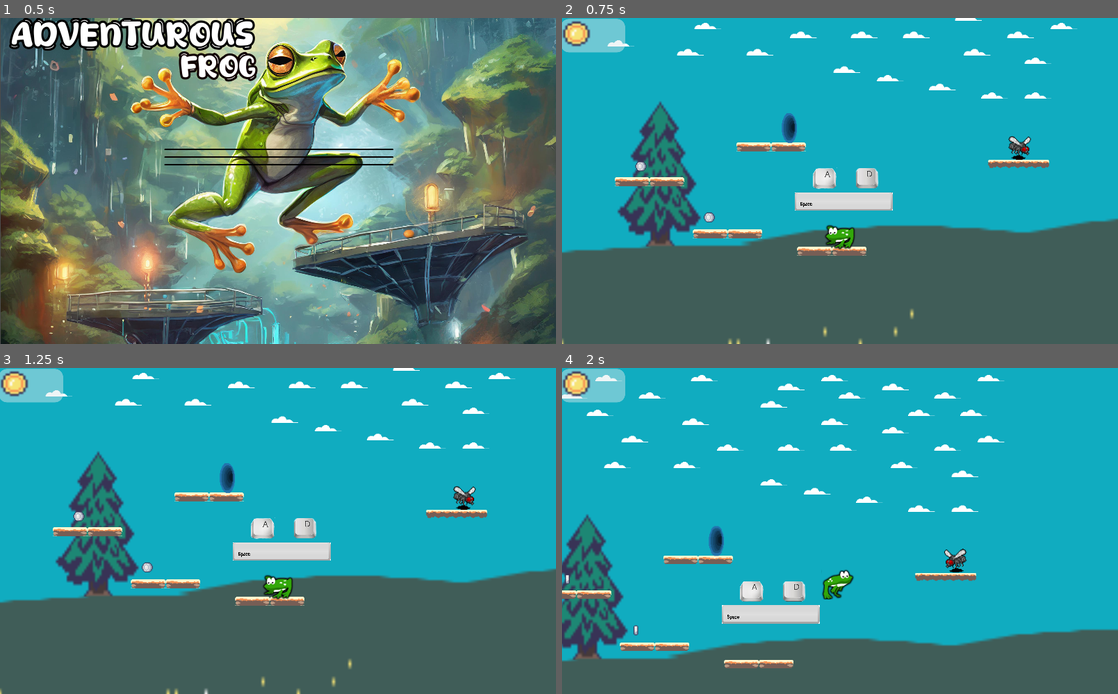
Above: before the commit, frames 1-4 (two rows, left to right).
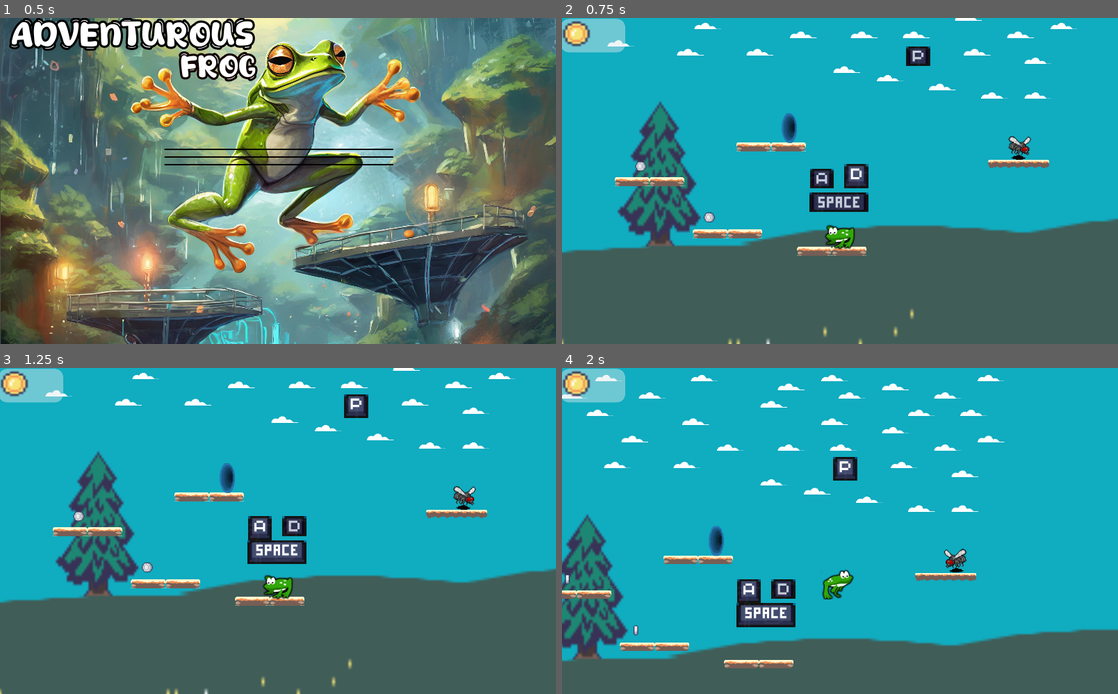
Above: after the commit, the same moments.

Repository: gabymuise/AdventurousFrog
Game: Godot game, scene res://Main/Menu.tscn
The game is run twice, just before and just after one commit, with the same random seed, the same clock (stepped at 60 frames per second) and the same inputs.
Inputs:
- Up to frame 1 (0.5 s): no input
- Up to frame 2 (0.75 s): click "PLAY" at 0.5 s
- Up to frame 3 (1.25 s): no input
- Up to frame 4 (2 s): hold D (ui_right) from 1.28 s (still down); tap Space (jump) at 1.52 s

Frame 1 is identical in both runs. In frame 2, 1.9% of the frame differs, in the area x 41-67%, y 8-60%; in frame 3, 2.2%; in frame 4, 2.2%, in the area x 28-54%, y 27-80%.

Commit message:
btn animate

Diff:
--- /dev/null
+++ b/Hud/btnA.tscn
@@ -0,0 +1,23 @@
+[gd_scene load_steps=4 format=2]
+
+[ext_resource path="res://Decorator/btnApxl.png" type="Texture" id=1]
+[ext_resource path="res://Decorator/btnApxl2.png" type="Texture" id=2]
+
+[sub_resource type="SpriteFrames" id=1]
+animations = [ {
+"frames": [ ExtResource( 2 ), ExtResource( 1 ) ],
+"loop": true,
+"name": "btnA",
+"speed": 5.0
+} ]
+
+[node name="btnA" type="Node2D"]
+
+[node name="AnimatedSprite" type="AnimatedSprite" parent="."]
+position = Vector2( 0.5, 0 )
+scale = Vector2( 0.980769, 1 )
+frames = SubResource( 1 )
+animation = "btnA"
+frame = 1
+speed_scale = 0.5
+playing = true
--- /dev/null
+++ b/Hud/btnD.tscn
@@ -0,0 +1,20 @@
+[gd_scene load_steps=4 format=2]
+
+[ext_resource path="res://Decorator/btnDpxl2.png" type="Texture" id=1]
+[ext_resource path="res://Decorator/btnDpxl.png" type="Texture" id=2]
+
+[sub_resource type="SpriteFrames" id=1]
+animations = [ {
+"frames": [ ExtResource( 1 ), ExtResource( 2 ) ],
+"loop": true,
+"name": "btnD",
+"speed": 5.0
+} ]
+
+[node name="btnD" type="Node2D"]
+
+[node name="AnimatedSprite" type="AnimatedSprite" parent="."]
+frames = SubResource( 1 )
+animation = "btnD"
+speed_scale = 0.5
+playing = true
--- /dev/null
+++ b/Hud/btnP.tscn
@@ -0,0 +1,21 @@
+[gd_scene load_steps=4 format=2]
+
+[ext_resource path="res://Decorator/btnP.png" type="Texture" id=1]
+[ext_resource path="res://Decorator/btnP2.png" type="Texture" id=2]
+
+[sub_resource type="SpriteFrames" id=1]
+animations = [ {
+"frames": [ ExtResource( 1 ), ExtResource( 2 ) ],
+"loop": true,
+"name": "btnP",
+"speed": 5.0
+} ]
+
+[node name="btnP" type="Node2D"]
+
+[node name="AnimatedSprite" type="AnimatedSprite" parent="."]
+frames = SubResource( 1 )
+animation = "btnP"
+frame = 1
+speed_scale = 0.5
+playing = true
--- /dev/null
+++ b/Hud/btnSpace.tscn
@@ -0,0 +1,21 @@
+[gd_scene load_steps=4 format=2]
+
+[ext_resource path="res://Decorator/btnSpace1.png" type="Texture" id=1]
+[ext_resource path="res://Decorator/btnSpace2.png" type="Texture" id=2]
+
+[sub_resource type="SpriteFrames" id=1]
+animations = [ {
+"frames": [ ExtResource( 2 ), ExtResource( 1 ) ],
+"loop": true,
+"name": "btnSpace",
+"speed": 5.0
+} ]
+
+[node name="btnSpace" type="Node2D"]
+
+[node name="AnimatedSprite" type="AnimatedSprite" parent="."]
+frames = SubResource( 1 )
+animation = "btnSpace"
+frame = 1
+speed_scale = 0.5
+playing = true
--- a/Worlds/Easy/World1.tscn
+++ b/Worlds/Easy/World1.tscn
@@ -13,10 +13,11 @@
 [ext_resource path="res://Enemy/EnemyBlowfly.tscn" type="PackedScene" id=11]
 [ext_resource path="res://Main/MenuPause.tscn" type="PackedScene" id=12]
 [ext_resource path="res://Worlds/Portal.tscn" type="PackedScene" id=13]
-[ext_resource path="res://Decorator/btnA.png" type="Texture" id=14]
-[ext_resource path="res://Decorator/btnD.png" type="Texture" id=15]
-[ext_resource path="res://Decorator/btnSpace.png" type="Texture" id=16]
+[ext_resource path="res://Hud/btnA.tscn" type="PackedScene" id=14]
+[ext_resource path="res://Hud/btnSpace.tscn" type="PackedScene" id=15]
+[ext_resource path="res://Hud/btnD.tscn" type="PackedScene" id=16]
 [ext_resource path="res://Worlds/level.gd" type="Script" id=17]
+[ext_resource path="res://Hud/btnP.tscn" type="PackedScene" id=18]
 
 [sub_resource type="DynamicFontData" id=15]
 font_path = "res://font/Asquire.otf"
@@ -218,6 +219,13 @@
 [sub_resource type="RectangleShape2D" id=13]
 extents = Vector2( 2967.5, 127.75 )
 
+[sub_resource type="DynamicFontData" id=17]
+font_path = "res://font/Asquire.otf"
+
+[sub_resource type="DynamicFont" id=18]
+size = 19
+font_data = SubResource( 17 )
+
 [node name="World" type="Node2D"]
 position = Vector2( 513, 303 )
 script = ExtResource( 17 )
@@ -242,21 +250,6 @@
 position = Vector2( 0, 559.875 )
 scale = Vector2( 4.9974, 10.9219 )
 texture = ExtResource( 10 )
-
-[node name="btnA" type="Sprite" parent="."]
-position = Vector2( -14, 130 )
-scale = Vector2( 0.391667, 0.354545 )
-texture = ExtResource( 14 )
-
-[node name="btnD" type="Sprite" parent="."]
-position = Vector2( 65, 130 )
-scale = Vector2( 0.392, 0.355 )
-texture = ExtResource( 15 )
-
-[node name="btnSpace" type="Sprite" parent="."]
-position = Vector2( 21.875, 172.844 )
-scale = Vector2( 0.0544697, 0.0651092 )
-texture = ExtResource( 16 )
 
 [node name="Label" type="Label" parent="."]
 margin_left = 316.0
@@ -294,6 +287,18 @@
 [node name="EnemyBlowfly" parent="." instance=ExtResource( 11 )]
 position = Vector2( 342, 74 )
 
+[node name="btnA" parent="." instance=ExtResource( 14 )]
+position = Vector2( -19, 130 )
+
+[node name="btnD" parent="btnA" instance=ExtResource( 16 )]
+position = Vector2( 64, -4 )
+
+[node name="btnSpace" parent="btnA" instance=ExtResource( 15 )]
+position = Vector2( 32, 44 )
+
+[node name="btnP" parent="btnA" instance=ExtResource( 18 )]
+position = Vector2( 178, -225 )
+
 [node name="Player" parent="." instance=ExtResource( 7 )]
 position = Vector2( 13, 224 )
 
@@ -310,4 +315,12 @@
 margin_right = 2.0
 margin_bottom = -98.0
 
+[node name="Label2" type="Label" parent="."]
+margin_left = 13.0
+margin_top = -107.0
+margin_right = 123.0
+margin_bottom = -87.0
+custom_fonts/font = SubResource( 18 )
+text = "PAUSE PRESS"
+
 [connection signal="body_entered" from="Area2D" to="Area2D" method="_on_Area2D_body_entered"]
Binary file removed: Decorator/btnA.png
Binary file added: Decorator/btnApxl.png
Not shown, changed: Decorator/btnApxl.png.import
Binary file added: Decorator/btnApxl2.png
Not shown, added: Decorator/btnApxl2.png.import
Binary file removed: Decorator/btnD.png
Binary file added: Decorator/btnDpxl.png
Not shown, changed: Decorator/btnDpxl.png.import
Binary file added: Decorator/btnDpxl2.png
Not shown, added: Decorator/btnDpxl2.png.import
Binary file added: Decorator/btnP.png
Not shown, changed: Decorator/btnP.png.import
(and 8 more such lines)
